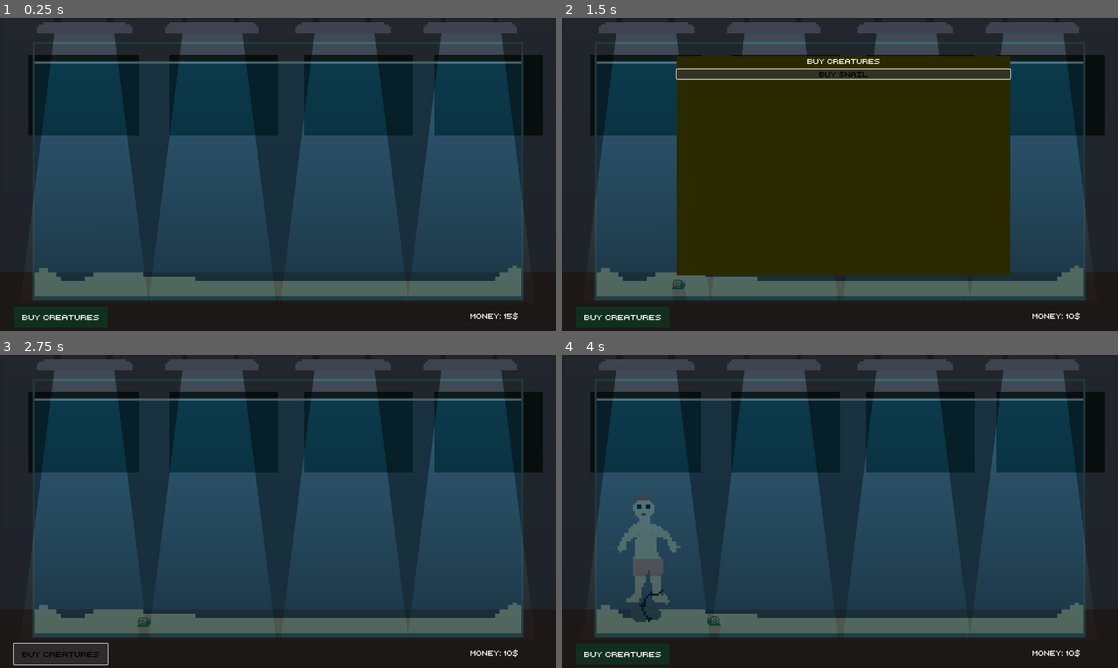
Above: before the commit, frames 1-4 (two rows, left to right).
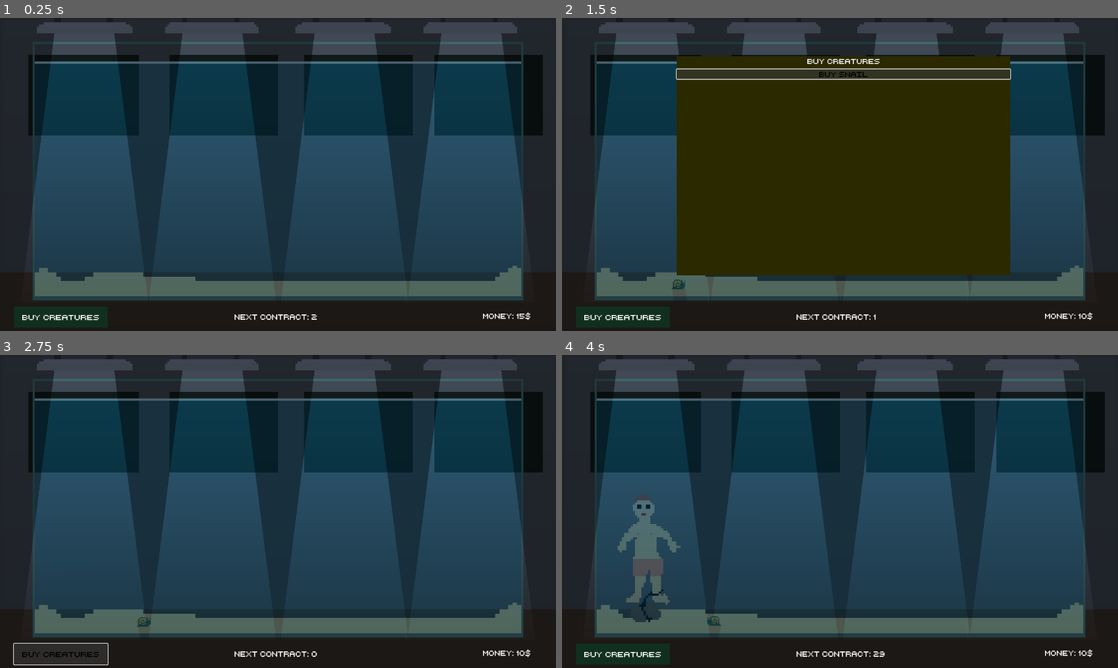
Above: after the commit, the same moments.

Repository: adrientremblay/ld56
Game: Godot game, scene res://scenes/game_screen.tscn
Same seed, same stepped clock (60 frames per second), same inputs: the game is played once before the commit and once after it.
Inputs:
- Up to frame 1 (0.25 s): no input
- Up to frame 2 (1.5 s): click "Buy Creatures" at 0.5 s; click "buy snail" at 1.25 s
- Up to frame 3 (2.75 s): click "Buy Creatures" at 2 s
- Up to frame 4 (4 s): click "Buy Creatures" at 2.75 s; click "Accept" at 3.5 s

The runs differ from the first frame. In frame 1, 0.3% of the frame differs, in the area x 42-96%, y 94-97%; in frame 2, 0.3%; in frame 3, 0.3%; in frame 4, 0.3%.

Commit message:
Added a next contract timer

Diff:
--- a/scenes/ContractMenu.gd
+++ b/scenes/ContractMenu.gd
@@ -23,7 +23,9 @@
 	generateNewContract()
 	# make the menu visible
 	self.visible = true
-	$NewContractTimer.stop() # TODO: remove
+	$NewContractTimer.stop()
+	$NewContractTimer.wait_time = 30
+	$NewContractTimer.start()
 
 	contract_menu_opened.emit()
 
--- a/scenes/UI.gd
+++ b/scenes/UI.gd
@@ -8,7 +8,11 @@
 func _on_creature_button_pressed() -> void:
 	creature_menu.visible = !creature_menu.visible
 
-
 func _on_contract_menu_contract_menu_opened() -> void:
 	# close all other UI
 	creature_menu.visible = false
+
+func _process(delta: float) -> void:
+	var time_left = floor($ContractMenu/NewContractTimer.time_left)
+
+	$NextContractLabel.text = "Next Contract: " + str(time_left)
--- a/scenes/game_screen.tscn
+++ b/scenes/game_screen.tscn
@@ -140,6 +140,7 @@
 expand_icon = true
 
 [node name="CreatureMenu" type="PanelContainer" parent="UI"]
+visible = false
 light_mask = 0
 layout_mode = 0
 offset_left = 264.0
@@ -244,14 +245,23 @@
 
 [node name="MoneyLabel" type="Label" parent="UI"]
 layout_mode = 0
-offset_left = 1038.0
+offset_left = 1067.0
 offset_top = 660.0
-offset_right = 1237.0
+offset_right = 1266.0
 offset_bottom = 711.0
 theme = ExtResource("4_gs2f0")
 text = "Money: 50$"
 horizontal_alignment = 1
 vertical_alignment = 1
+
+[node name="NextContractLabel" type="Label" parent="UI"]
+layout_mode = 0
+offset_left = 539.0
+offset_top = 676.0
+offset_right = 783.0
+offset_bottom = 699.0
+theme = ExtResource("4_gs2f0")
+text = "Next Contract In: 12s"
 
 [node name="AudioStreamPlayer" type="AudioStreamPlayer" parent="."]
 stream = ExtResource("12_x36kj")
